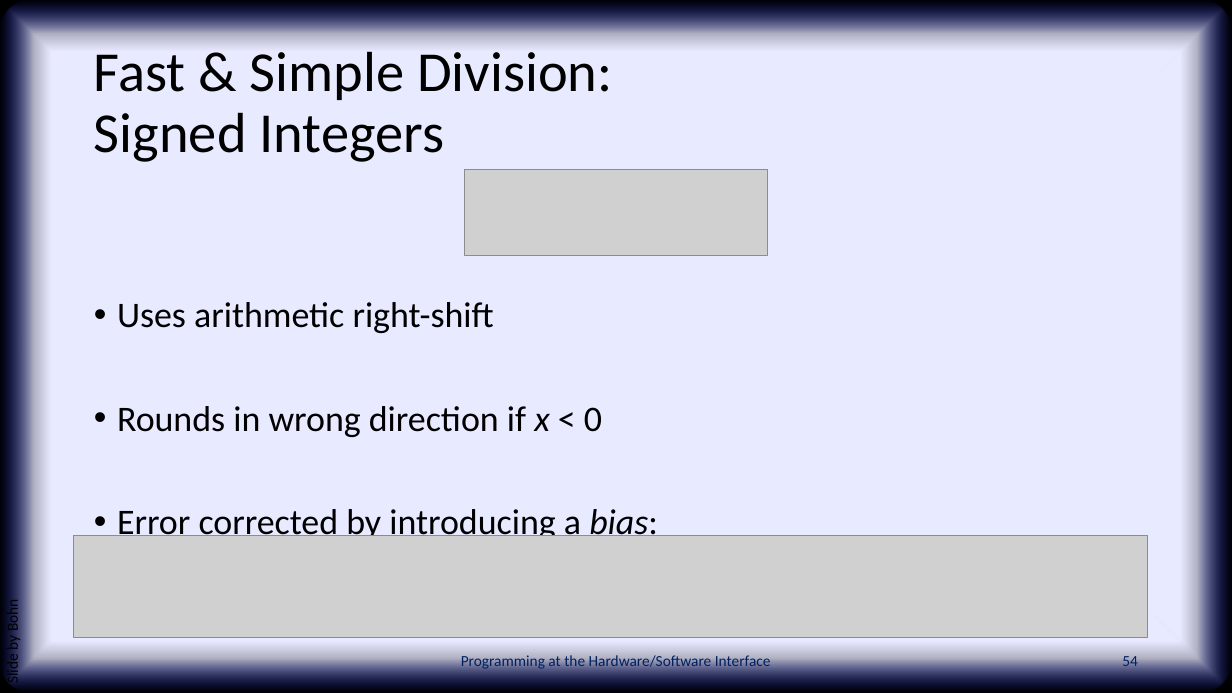
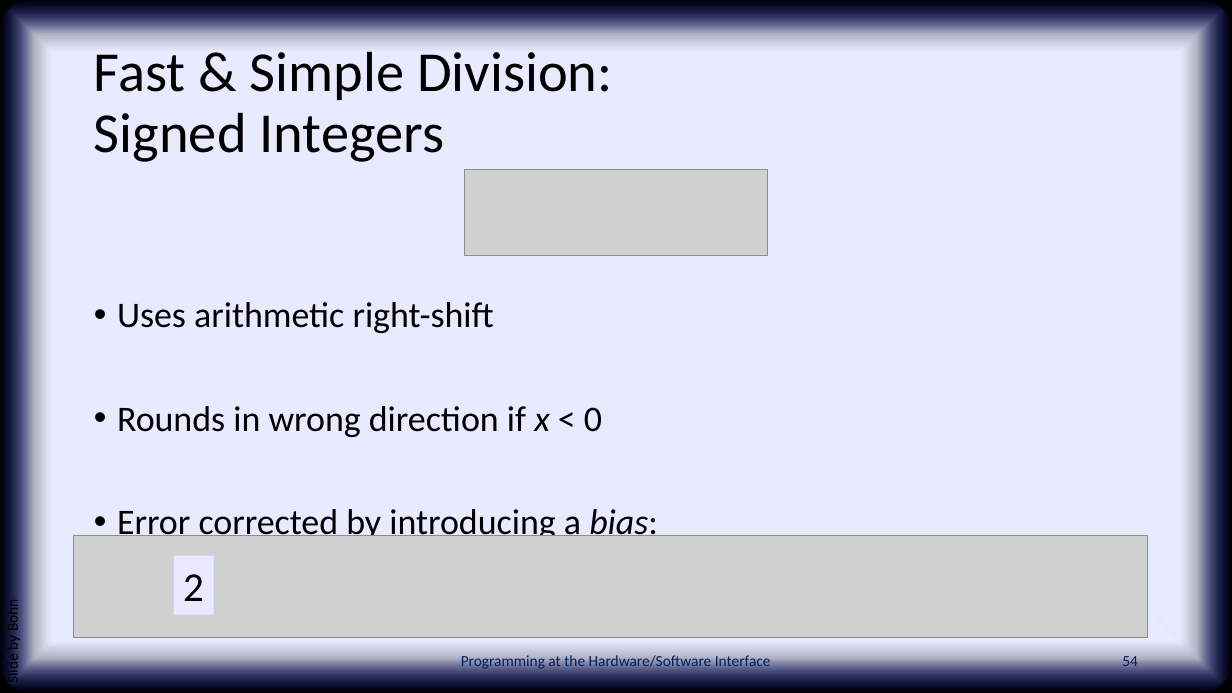
Before and after one commit to PHSI-supplements/slides, a slide deck: slide 54 of chap03.pptx. Drawn at 1232x693 pixels with LibreOffice and Linux fonts; fonts in the diff are those of the drawing; grey boxes stand for pictures; background and template pictures are left out. Boxes give left, top, right and bottom in pixels: in the first picture for what was removed or moved away, otherwise in the second. Text is boxed around its words. In the diff, an @@ line names an element or a change of style, - is before the commit and + after.

```diff
--- a/chap03.pptx
+++ b/chap03.pptx
@@ rectangle added at (174,555,213,615), fill #E9EAFF, 32 pt, text #000000 @@
+2
```
Also in this commit, not shown: 3 other files.
